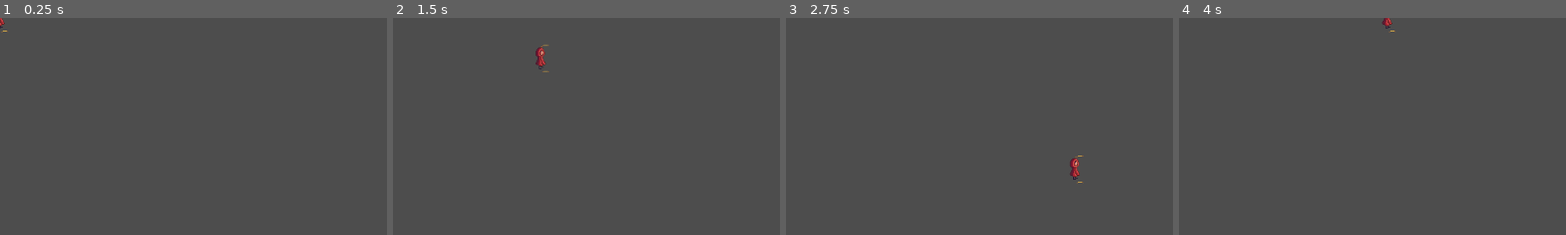
Above: before the commit, frames 1-4 (left to right).
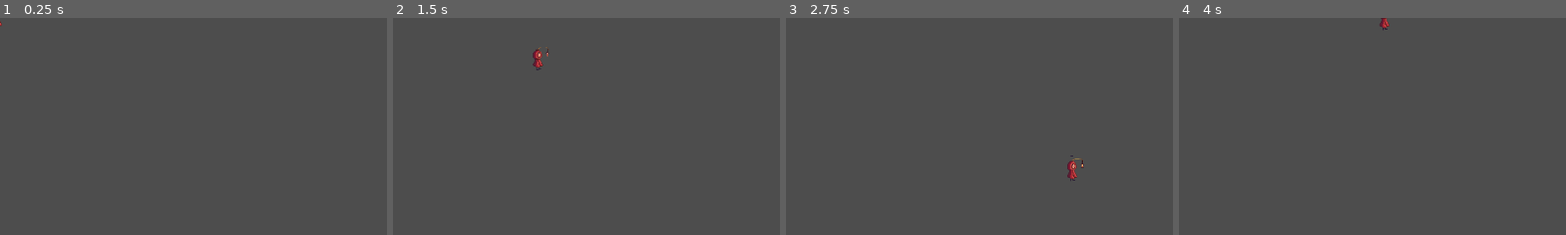
Above: after the commit, the same moments.

Repository: IllinaBurlace/dark-dungeon-re
Game: Godot game, scene res://Scenes/player.tscn
Same seed, same stepped clock (60 frames per second), same inputs: the game is played once before the commit and once after it. The project has no main scene, so this scene is started directly.
Inputs:
- Up to frame 1 (0.25 s): no input
- Up to frame 2 (1.5 s): tap Enter at 0.5 s; hold D (move_right) 0.53-1.28 s; hold S (move_down) from 1.28 s (still down)
- Up to frame 3 (2.75 s): tap Space at 2 s; release S (move_down) at 2.03 s; hold D (move_right) from 2.03 s (still down)
- Up to frame 4 (4 s): release D (move_right) at 2.78 s; hold W (move_up) 2.78-3.53 s; hold A (move_left) from 3.53 s (still down)
The pictures show only the part of the screen within x 0-50%, y 0-50%; the shares and areas given below are measured in that part.

The runs differ from the first frame. In frame 1, less than 0.1% of the frame differs, in the area x 0-3%, y 0-7%; in frame 2, 0.2%; in frame 3, 0.3%, in the area x 72-77%, y 63-77%; in frame 4, 0.1%.

Commit message:
Set up new playersprite and Idle animation in Player scene

Diff:
--- a/Scenes/player.tscn
+++ b/Scenes/player.tscn
@@ -1,39 +1,46 @@
-[gd_scene load_steps=8 format=3 uid="uid://bgxdmlxphdcg6"]
+[gd_scene load_steps=9 format=3 uid="uid://bgxdmlxphdcg6"]
 
-[ext_resource type="Script" uid="uid://dypmawpf0vjys" path="res://Scripts/Player/player.gd" id="1_cvnsp"]
-[ext_resource type="Texture2D" uid="uid://bcnvybml58nqg" path="res://Assets/Sprite.png" id="2_cvnsp"]
+[ext_resource type="Script" uid="uid://byadkuv6huhvu" path="res://Scripts/Player/player.gd" id="1_cvnsp"]
+[ext_resource type="Texture2D" uid="uid://clcciclw5k75i" path="res://Assets/Sprite.png" id="2_cvnsp"]
+
+[sub_resource type="AtlasTexture" id="AtlasTexture_cvnsp"]
+atlas = ExtResource("2_cvnsp")
+region = Rect2(0, 0, 32, 38)
 
 [sub_resource type="AtlasTexture" id="AtlasTexture_6t5aa"]
 atlas = ExtResource("2_cvnsp")
-region = Rect2(0, 0, 24, 43)
+region = Rect2(0, 38, 32, 38)
 
 [sub_resource type="AtlasTexture" id="AtlasTexture_vgqql"]
 atlas = ExtResource("2_cvnsp")
-region = Rect2(0, 43, 24, 43)
+region = Rect2(0, 76, 32, 38)
 
 [sub_resource type="AtlasTexture" id="AtlasTexture_fkybt"]
 atlas = ExtResource("2_cvnsp")
-region = Rect2(0, 86, 24, 43)
+region = Rect2(0, 114, 32, 38)
 
 [sub_resource type="SpriteFrames" id="SpriteFrames_x3wgy"]
 animations = [{
 "frames": [{
-"duration": 1.0,
+"duration": 2.0,
+"texture": SubResource("AtlasTexture_cvnsp")
+}, {
+"duration": 0.61,
 "texture": SubResource("AtlasTexture_6t5aa")
 }, {
-"duration": 1.0,
+"duration": 0.61,
 "texture": SubResource("AtlasTexture_vgqql")
 }, {
-"duration": 1.0,
+"duration": 0.61,
 "texture": SubResource("AtlasTexture_fkybt")
 }],
 "loop": true,
-"name": &"default",
-"speed": 5.0
+"name": &"Idle",
+"speed": 4.0
 }]
 
 [sub_resource type="CapsuleShape2D" id="CapsuleShape2D_cvnsp"]
-radius = 1.0
+radius = 2.0
 height = 11.0
 
 [node name="Player" type="CharacterBody2D"]
@@ -43,9 +50,10 @@
 [node name="Sprite2D" type="AnimatedSprite2D" parent="."]
 position = Vector2(0, -0.5)
 sprite_frames = SubResource("SpriteFrames_x3wgy")
-frame_progress = 0.662712
+animation = &"Idle"
+frame_progress = 0.12128108
 
 [node name="CollisionShape2D" type="CollisionShape2D" parent="."]
-position = Vector2(-2, 20)
+position = Vector2(-4, 17)
 rotation = 1.5708
 shape = SubResource("CapsuleShape2D_cvnsp")
--- a/Scripts/Player/player.gd
+++ b/Scripts/Player/player.gd
@@ -2,6 +2,9 @@
 extends CharacterBody2D
 
 var current_state: State
+
+@onready
+var sprite: AnimatedSprite2D = $Sprite2D
 
 func _ready() -> void:
 	current_state = PlayerStates.Idle.new()
--- a/Scripts/Player/player_states.gd
+++ b/Scripts/Player/player_states.gd
@@ -5,6 +5,7 @@
 	extends State
 
 	func enter() -> void:
+		parent.sprite.play("Idle")
 		parent.velocity = Vector2.ZERO
 
 	func state() -> State:
